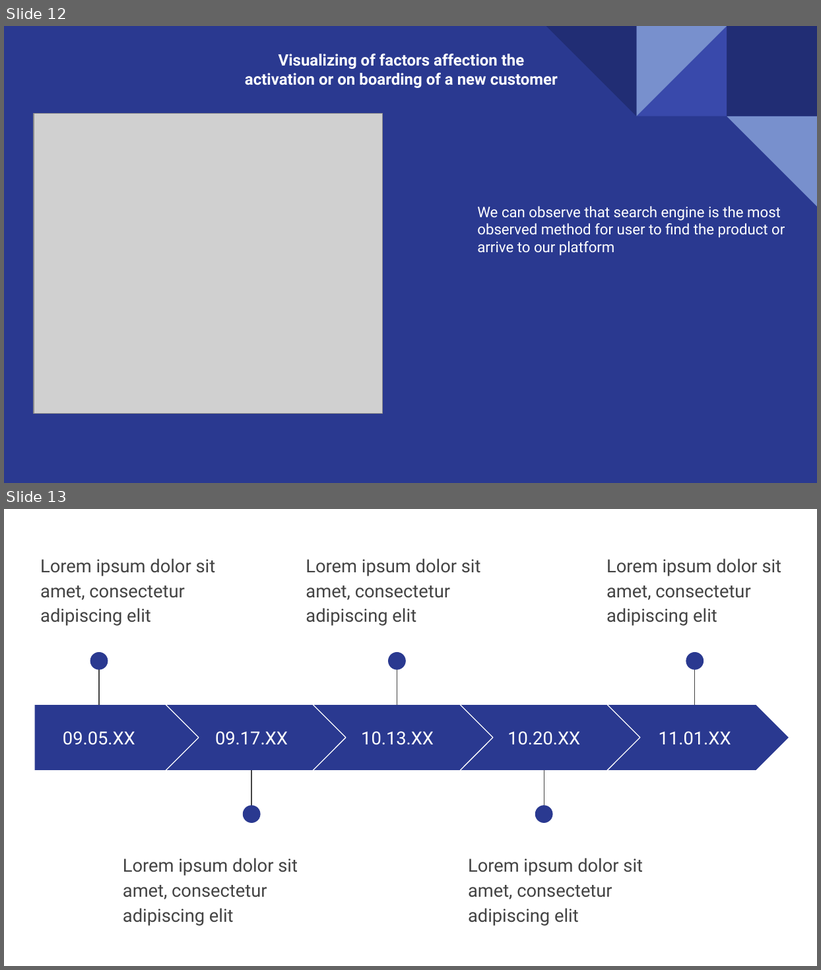
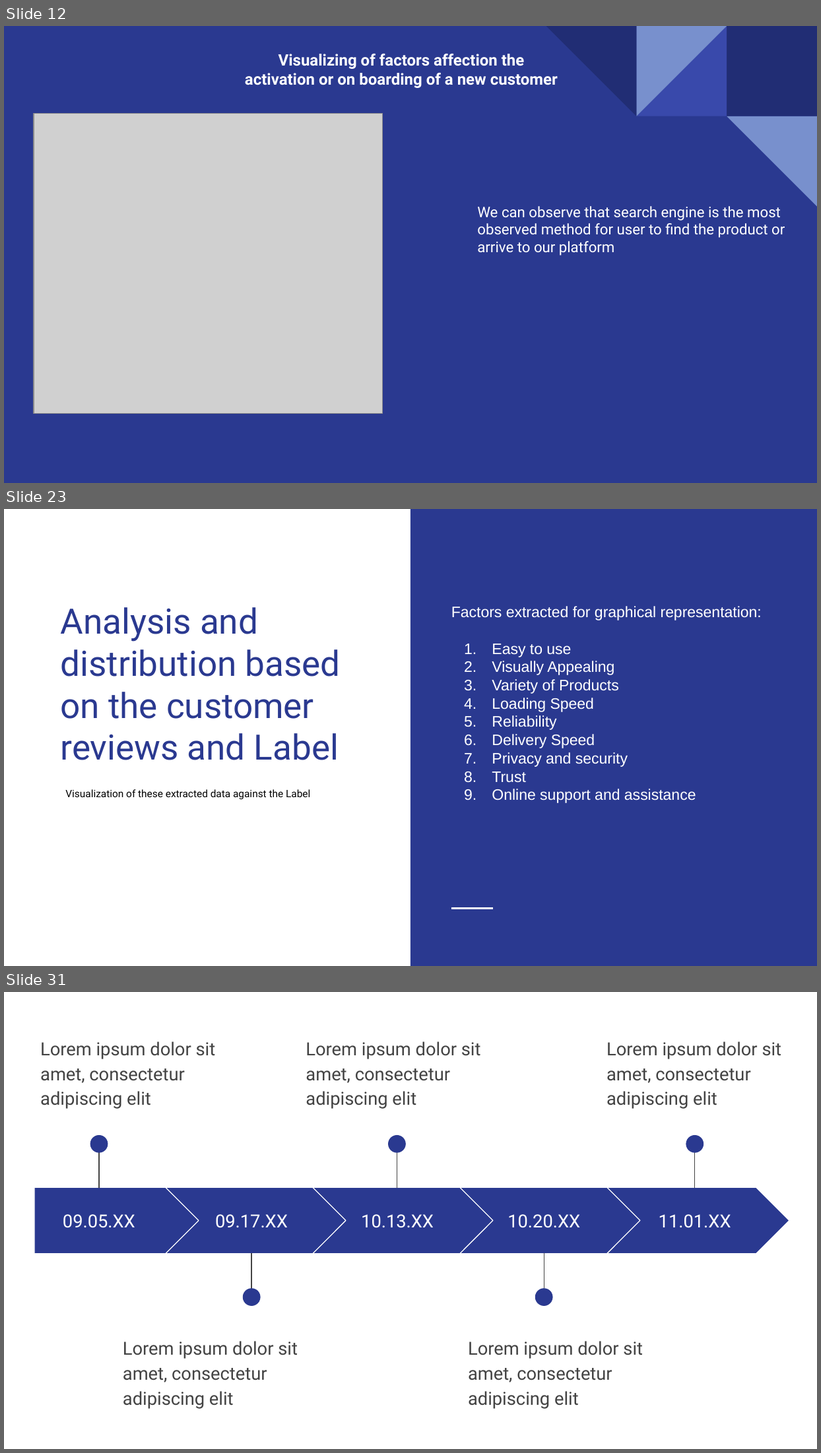
Before and after one commit to Pramodh23EAlpha/Internship, a slide deck: Customer_Activation_Retention(Data Analysis)/Case study.pptx. Shown one above the other, each under a label of ours: slides 12 and 13 before the commit, slides 12, 23 and 31 after it; the slides between them are not shown. The pictures are 821x970 and 821x1453 pixels, drawn with LibreOffice and Linux fonts; fonts in the diff are those of the drawing; grey boxes stand for pictures. Boxes give left, top, right and bottom in pixels: in the first picture for what was removed or moved away, otherwise in the second. Text is boxed around its words. In the diff, an @@ line names an element or a change of style, - is before the commit and + after.

```diff
--- a/Customer_Activation_Retention(Data Analysis)/Case study.pptx
+++ b/Customer_Activation_Retention(Data Analysis)/Case study.pptx
@@ slide 23 added at (x1=4, y1=509, x2=817, y2=966), background #FFFFFF @@
@@ rectangle added at (x1=411, y1=509, x2=817, y2=966), fill #2A3990 @@
@@ title added at (x1=61, y1=607, x2=341, y2=760), 31 pt, text #2A3990 @@
+Analysis and distribution based on the customer reviews and Label
@@ text added at (x1=451, y1=606, x2=762, y2=803), 13.5 pt, text #FFFFFF @@
+Factors extracted for graphical representation:
+1. Easy to use
+2. Visually Appealing
+3. Variety of Products
+4. Loading Speed
+5. Reliability
+6. Delivery Speed
+7. Privacy and security
+8. Trust
+9. Online support and assistance
@@ text added at (x1=65, y1=789, x2=310, y2=800), 9 pt, text #000000 @@
+Visualization of these extracted data against the Label
@@ line added from (451, 909) to (492, 909), #FFFFFF 1.5 pt @@
@@ what was slide 13 is now slide 31 @@
```
Also in this commit, not shown: 1 slide changed, 17 other slides added.
